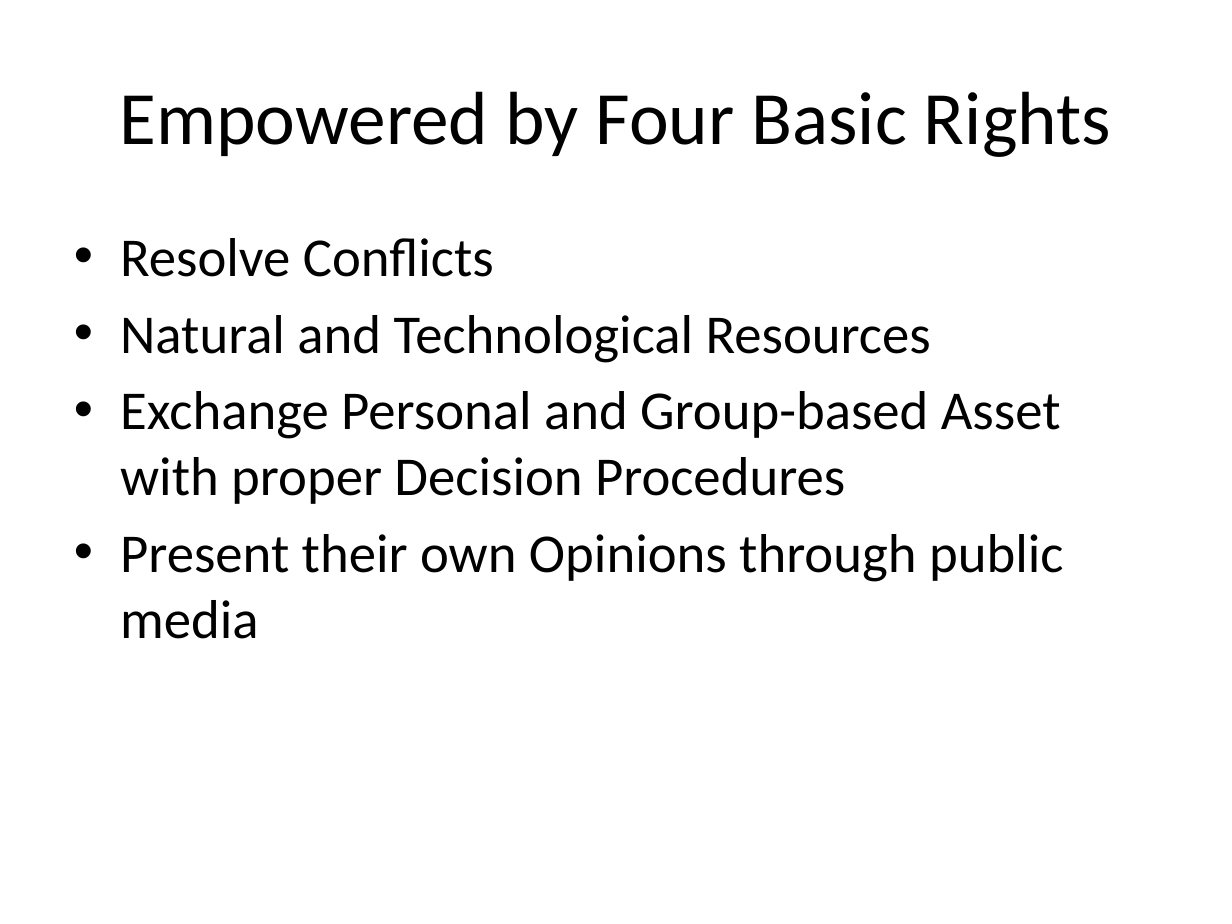
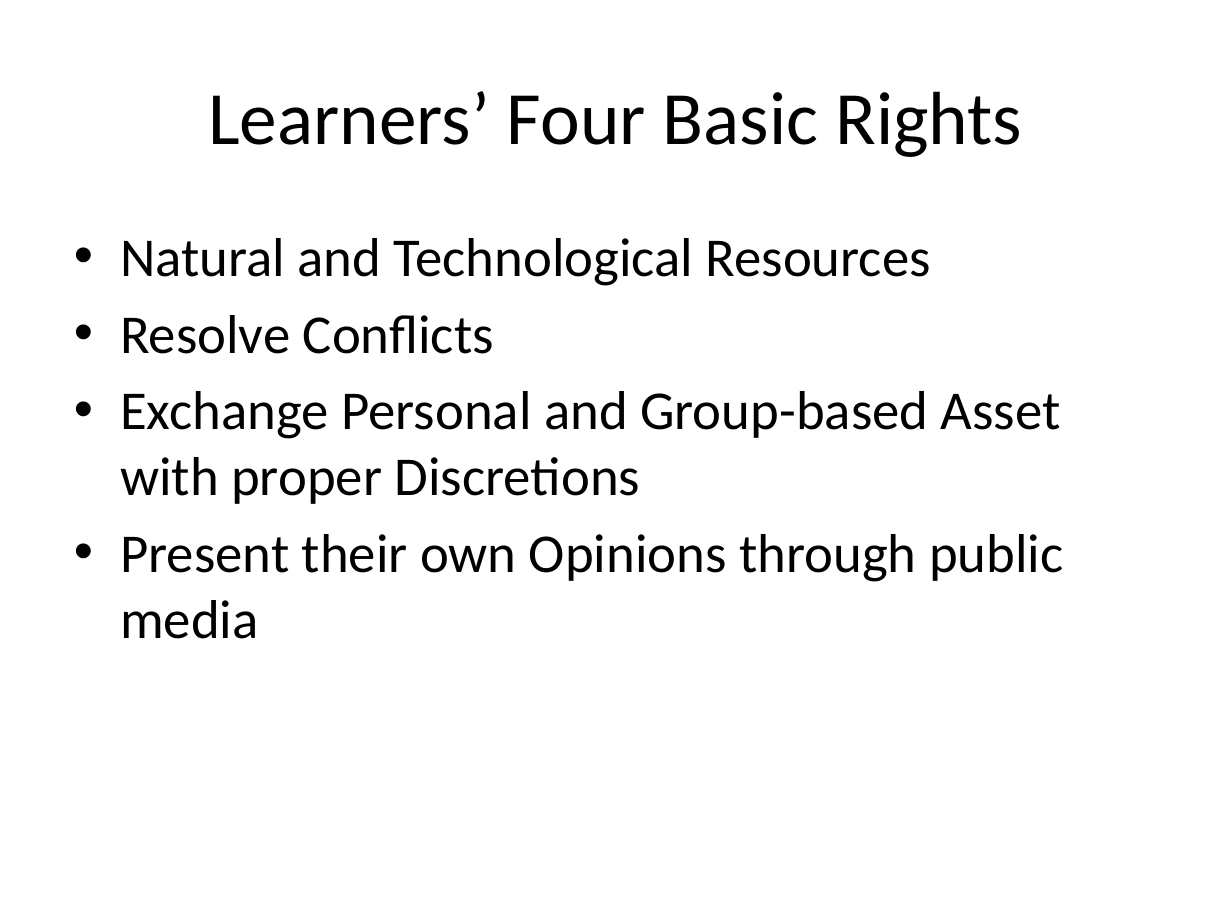
Before and after one commit to toyhouse/XLP_Theory, a slide deck: slide 4 of docs/QS_Start_XLP_Scripts.pptx (slide 3 before the commit). Drawn at 1232x924 pixels with LibreOffice and Linux fonts; fonts in the diff are those of the drawing. Boxes give left, top, right and bottom in pixels: in the first picture for what was removed or moved away, otherwise in the second. Text is boxed around its words. In the diff, an @@ line names an element or a change of style, - is before the commit and + after.

```diff
--- a/docs/QS_Start_XLP_Scripts.pptx
+++ b/docs/QS_Start_XLP_Scripts.pptx
@@ title at (x1=208, y1=91, x2=1022, y2=157): text changed @@
-Empowered by Four Basic Rights
+Learners’ Four Basic Rights
@@ text at (x1=120, y1=238, x2=931, y2=286): paragraph added @@
+• Natural and Technological Resources
@@ text at (x1=120, y1=391, x2=1061, y2=504): text changed @@
-• Natural and Technological Resources
-• Exchange Personal and Group-based Asset with proper Decision Procedures
+• Exchange Personal and Group-based Asset with proper Discretions
```
Also in this commit, not shown: 5 other slides changed, 1 slide added, 2 other files.
